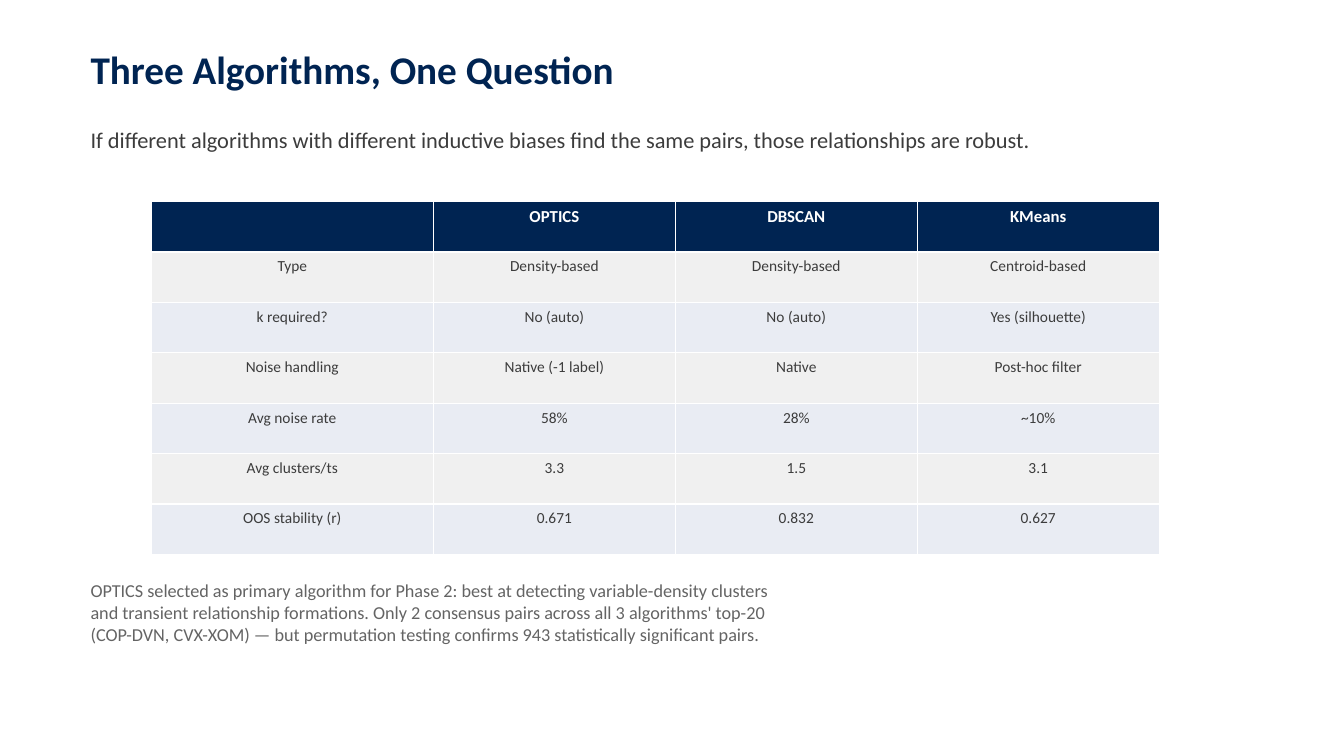
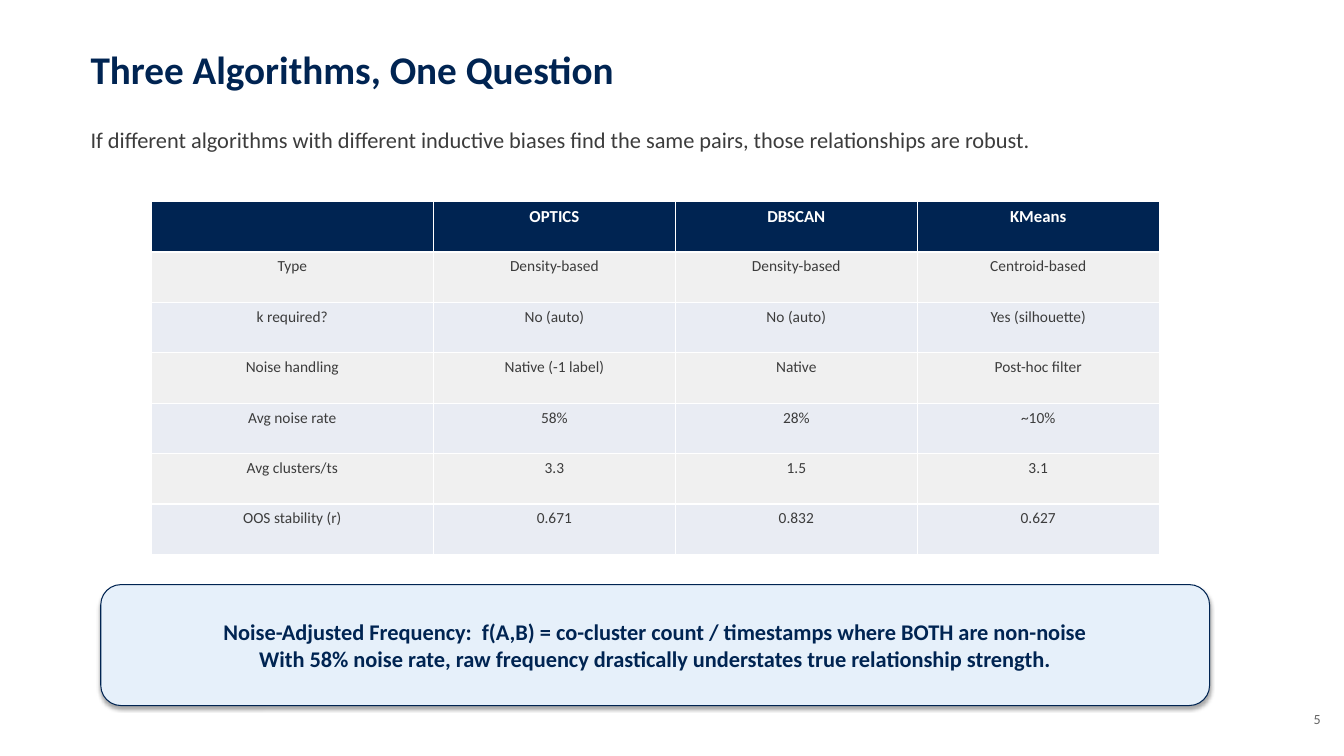
Before and after one commit to jcmcode/pairs-test, a slide deck: slide 5 of deliverables/presentation.pptx (slide 7 before the commit). Drawn at 1344x756 pixels with LibreOffice and Linux fonts; fonts in the diff are those of the drawing. Boxes give left, top, right and bottom in pixels: in the first picture for what was removed or moved away, otherwise in the second. Text is boxed around its words. In the diff, an @@ line names an element or a change of style, - is before the commit and + after.

```diff
--- a/deliverables/presentation.pptx
+++ b/deliverables/presentation.pptx
@@ rounded rectangle "Noise-Adjusted Frequency: f(A,B) = co-cluster ...": place and size @@
-rounded rectangle "Noise-Adjusted Frequency: f(A,B) = co-cluster ..." at bbox=[91, 584, 767, 644]
+rounded rectangle "Noise-Adjusted Frequency: f(A,B) = co-cluster ..." at bbox=[101, 585, 1210, 706]
@@ rounded rectangle "Noise-Adjusted Frequency: f(A,B) = co-cluster ..." at bbox=[101, 585, 1210, 706]: vertical alignment top to middle; fill none to #E6F0FA; outline none to #002452 0.75 pt; shadow on @@
@@ text in rounded rectangle at bbox=[223, 623, 1085, 671]: text changed; size 13 to 16 pt; text colour #646464 to #002452; bold on @@
-OPTICS selected as primary algorithm for Phase 2: best at detecting variable-density clusters
-and transient relationship formations. Only 2 consensus pairs across all 3 algorithms' top-20
-(COP-DVN, CVX-XOM) — but permutation testing confirms 943 statistically significant pairs.
+Noise-Adjusted Frequency: f(A,B) = co-cluster count / timestamps where BOTH are non-noise
+With 58% noise rate, raw frequency drastically understates true relationship strength.
@@ text added at bbox=[1314, 715, 1321, 724], 10 pt, text #646464 @@
+5
```
Also in this commit, not shown: 17 other slides changed, 2 slides added, 7 slides removed, 15 other files.
